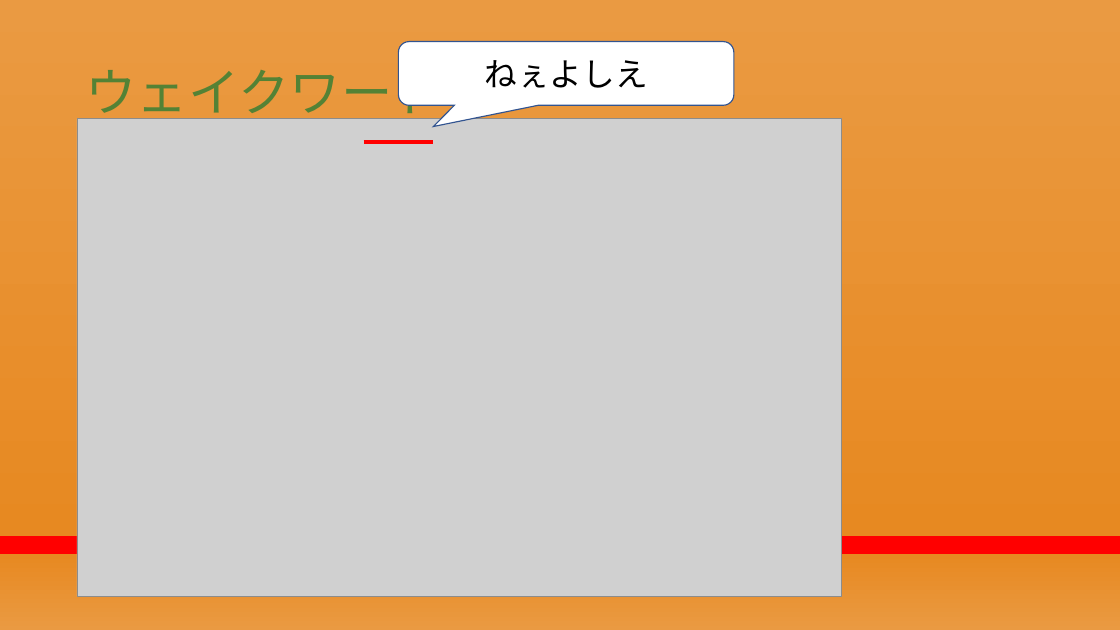
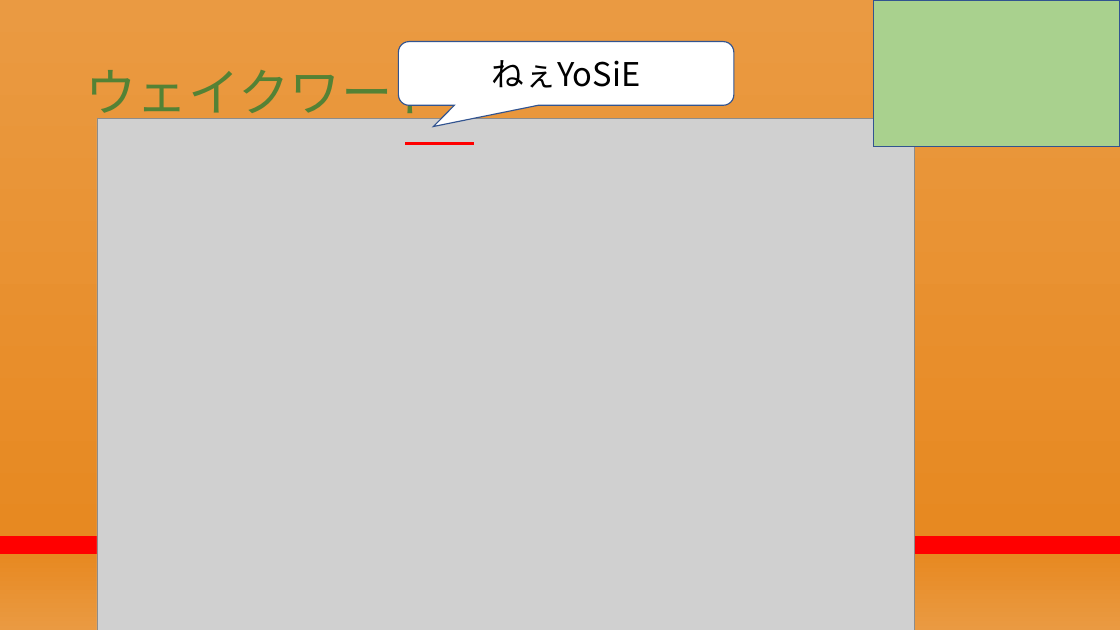
Before and after one commit to RikiishiSuzunosuke/AIspeaker_yosie, a slide deck: slide 11 of presentation/第二回プレゼン_アウトライン.pptx. Drawn at 1120x630 pixels with LibreOffice and Linux fonts; fonts in the diff are those of the drawing; grey boxes stand for pictures. Boxes give left, top, right and bottom in pixels: in the first picture for what was removed or moved away, otherwise in the second. Text is boxed around its words. In the diff, an @@ line names an element or a change of style, - is before the commit and + after.

```diff
--- a/presentation/第二回プレゼン_アウトライン.pptx
+++ b/presentation/第二回プレゼン_アウトライン.pptx
@@ rectangle added at bbox=[874, 0, 1120, 146], fill #A9D18E, outline #325491 1 pt @@
@@ text in rounded speech box at bbox=[492, 60, 640, 88]: text changed @@
-ねぇよしえ
+ねぇYoSiE
@@ picture: place and size @@
-picture at bbox=[77, 118, 842, 597]
+picture at bbox=[97, 118, 915, 630]
@@ line moved from (364, 142) - (434, 142) to (405, 144) - (475, 144) @@
```
Also in this commit, not shown: 13 other slides changed, 2 slides added, 1 slide removed.
